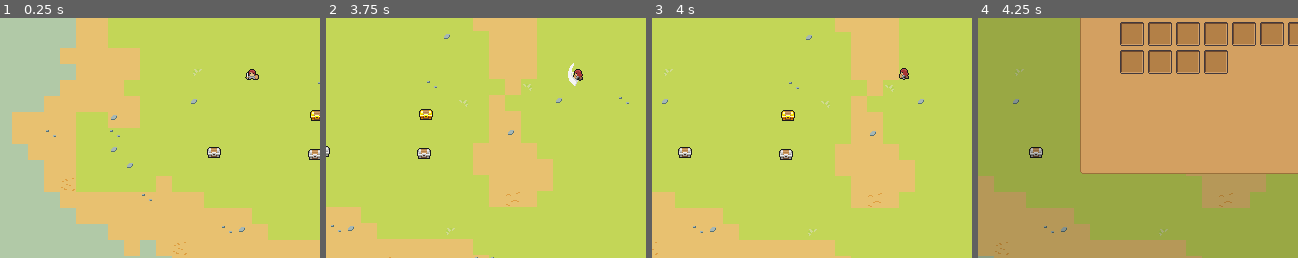
Above: before the commit, frames 1-4 (left to right).
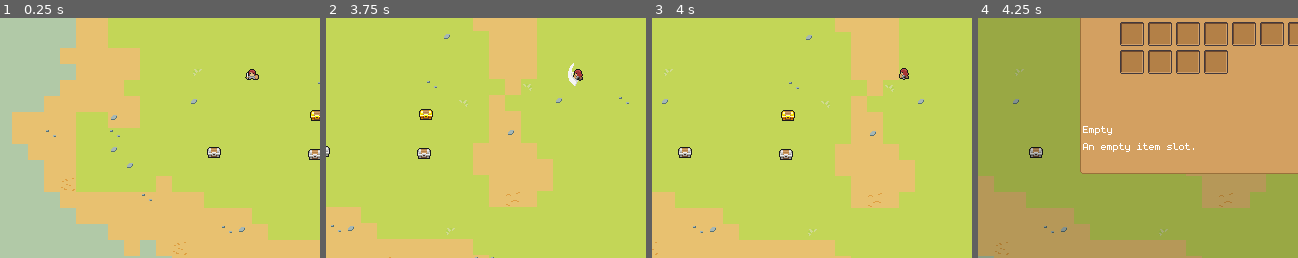
Above: after the commit, the same moments.

Repository: dmitriy-shmilo/GBIC23
Game: Godot game, scene res://main.tscn
Two runs of this game, one before a commit and one after it. Both use one fixed random seed, a clock stepped at 60 frames per second and the inputs below.
Inputs:
- Up to frame 1 (0.25 s): no input
- Up to frame 2 (3.75 s): hold D (move_right) 0.53-1.28 s; tap Space (attack) at 0.6, 2.1, 3.6 s; hold S (move_down) 1.28-2.03 s; tap E (interact) at 1.35, 2.85 s; hold D (move_right) 2.03-2.78 s; hold W (move_up) 2.78-3.53 s; hold A (move_left) from 3.53 s (still down)
- Up to frame 3 (4 s): keep holding A (move_left)
- Up to frame 4 (4.25 s): keep holding A (move_left); tap Escape (pause) at 4.15 s
The pictures show only the part of the screen within x 11-61%, y 38-88%; the shares and areas given below are measured in that part.

Frames 1-3 are identical in both runs. In frame 4, 0.4% of the frame differs, in the area x 32-68%, y 45-56%.

Commit message:
Display item name and description in the inventory.

Diff:
--- a/assets/text/BagelQuest - tr_items.csv
+++ b/assets/text/BagelQuest - tr_items.csv
@@ -1,4 +1,5 @@
 keys,en,ru,ua
+it_empty,empty,пусто,порожньо
 it_ration,ration,паёк,пайок
 it_bandage,bandage,бинт,бінт
 it_first_aid,first aid kit,аптечка,аптечка
--- /dev/null
+++ b/assets/text/BagelQuest - tr_items_desc.csv
@@ -0,0 +1,7 @@
+keys,en,ru,ua
+it_desc_empty,An empty item slot.,Пустой слот инвентаря.,Порожній слот інвентарю.
+it_desc_ration,Food for a traveller. Restores stamina.,Еда для путешественника. Утоляет усталость.,Їжа для мандрів. Вгамовує виснаження.
+it_desc_bandage,Treats small bruises and scratches. Restores a little bit of health.,Для обработки ушибов и царапин. Восстанавливает немного здоровья.,Для обробки забоїв та подряпин. Відновлює трохи здоров'я.
+it_desc_first_aid,Treats serious injuries. Restores a lot of health.,Для серьёзных ранений. Восстанавливает много здоровья.,Для серʼйозних поранень. Відновлює багато здоровʼя.
+it_desc_chest_normal,A chest full of goodies. Locked. Bring it back to the portal.,Сундук с добычей. Заперт. Нужно отнести его назад к порталу.,Скриня із здобиччю. Замкнена. Треба віднести її назад до порталу.
+it_desc_chest_rare,An ornate chest with lots of stuff inside. Locked. Bring it back to the portal.,Красивый сундук с кучей добра внутри. Заперт. Нужно отнести его к порталу.,Гарна скриня із купою добра всередині. Замкнена. Треба віднести її назад до порталу.
--- a/gui/inventory_cell.gd
+++ b/gui/inventory_cell.gd
@@ -1,5 +1,7 @@
 class_name InventoryCell
 extends Button
+
+const EMPTY_ITEM = preload("res://items/empty.tres")
 
 @export var item: Item = null: set = _set_item
 @export var index: int = -1
@@ -13,4 +15,7 @@
 func _set_item(value: Item) -> void:
 	item = value
 	if is_inside_tree():
-		_item_icon.texture = value.icon if value != null else null
+		if item != null:
+			_item_icon.texture = value.icon
+		else:
+			item = EMPTY_ITEM
--- a/gui/pause.gd
+++ b/gui/pause.gd
@@ -1,6 +1,7 @@
 class_name PauseGui
 extends Control
 
+const EMPTY_ITEM = preload("res://items/empty.tres")
 const CANCEL_SFX = preload("res://assets/sfx/cancel.tres")
 const MENU_NAVIGATION_SFX = preload("res://assets/sfx/menu_navigation.tres")
 const MENU_SELECT_SFX = preload("res://assets/sfx/menu_select.tres")
@@ -14,6 +15,8 @@
 @onready var _drop_button: Button = $"%DropButton"
 @onready var _use_button: Button = $"%UseButton"
 @onready var _context_cancel_button: Button = $"%ContextCancelButton"
+@onready var _item_name: Label = $"%ItemNameLabel"
+@onready var _item_description: RichTextLabel = $"%ItemDescriptionLabel"
 
 var _should_play_sfx = false
 var _last_cell: InventoryCell = null
@@ -68,8 +71,8 @@
 		for i in range(inventory.max_items - existing_count):
 			var cell = INVENTORY_CELL_SCENE.instantiate() as InventoryCell
 			_inventory_grid.add_child(cell)
-			cell.connect("focus_entered", _on_inventory_button_focus_entered)
-			cell.connect("pressed", _on_inventory_button_pressed.bind(cell))
+			cell.focus_entered.connect(_on_inventory_button_focus_entered.bind(cell))
+			cell.pressed.connect(_on_inventory_button_pressed.bind(cell))
 
 	for i in range(inventory.items.size()):
 		var item = inventory.items[i]
@@ -79,18 +82,21 @@
 
 	for i in range(inventory.items.size(), inventory.max_items):
 		var cell = _inventory_grid.get_child(i)
-		cell.item = null
+		cell.item = EMPTY_ITEM
 		cell.index = i
 
 
-func _on_inventory_button_focus_entered() -> void:
+func _on_inventory_button_focus_entered(cell: InventoryCell) -> void:
 	if _should_play_sfx:
 		_audio_player.stream = MENU_NAVIGATION_SFX.items.pick_random()
 		_audio_player.play()
 
+	_item_name.text = tr(cell.item.loc_name).capitalize()
+	_item_description.text = tr(cell.item.loc_description)
+
 
 func _on_inventory_button_pressed(cell: InventoryCell) -> void:
-	if cell.item == null:
+	if cell.item == EMPTY_ITEM:
 		cell.button_pressed = false
 		_audio_player.stream = CANCEL_SFX.items.pick_random()
 		_audio_player.play()
--- a/gui/pause.tscn
+++ b/gui/pause.tscn
@@ -71,13 +71,15 @@
 layout_mode = 2
 
 [node name="ItemNameLabel" type="Label" parent="Panel/VBoxContainer/HBoxContainer"]
+unique_name_in_owner = true
 layout_mode = 2
 
 [node name="Spacer" type="Control" parent="Panel/VBoxContainer/HBoxContainer"]
 layout_mode = 2
 size_flags_horizontal = 3
 
-[node name="DescriptionLabel" type="RichTextLabel" parent="Panel/VBoxContainer"]
+[node name="ItemDescriptionLabel" type="RichTextLabel" parent="Panel/VBoxContainer"]
+unique_name_in_owner = true
 custom_minimum_size = Vector2(0, 32)
 layout_mode = 2
 bbcode_enabled = true
--- a/items/chest_normal.tres
+++ b/items/chest_normal.tres
@@ -10,4 +10,5 @@
 [resource]
 script = ExtResource("1_6vmwq")
 loc_name = "it_chest_normal"
+loc_description = "it_desc_chest_normal"
 icon = SubResource("AtlasTexture_lt4av")
--- a/items/chest_rare.tres
+++ b/items/chest_rare.tres
@@ -10,4 +10,5 @@
 [resource]
 script = ExtResource("2_nv186")
 loc_name = "it_chest_rare"
+loc_description = "it_desc_chest_rare"
 icon = SubResource("AtlasTexture_lt4av")
--- a/items/consumables/bandage.tres
+++ b/items/consumables/bandage.tres
@@ -11,4 +11,5 @@
 script = ExtResource("2_n2lbw")
 strength = 1.0
 loc_name = "it_bandage"
+loc_description = "it_desc_bandage"
 icon = SubResource("AtlasTexture_pl25u")
--- a/items/consumables/first_aid.tres
+++ b/items/consumables/first_aid.tres
@@ -11,4 +11,5 @@
 script = ExtResource("2_130kt")
 strength = 1.0
 loc_name = "it_first_aid"
+loc_description = "it_desc_first_aid"
 icon = SubResource("AtlasTexture_pl25u")
--- a/items/consumables/ration.tres
+++ b/items/consumables/ration.tres
@@ -11,4 +11,5 @@
 script = ExtResource("1_0jtf4")
 strength = 1.0
 loc_name = "it_ration"
+loc_description = "it_desc_ration"
 icon = SubResource("AtlasTexture_pl25u")
--- /dev/null
+++ b/items/empty.tres
@@ -0,0 +1,8 @@
+[gd_resource type="Resource" script_class="Item" load_steps=2 format=3 uid="uid://dankcuukmuuko"]
+
+[ext_resource type="Script" path="res://items/item.gd" id="1_ok82u"]
+
+[resource]
+script = ExtResource("1_ok82u")
+loc_name = "it_empty"
+loc_description = "it_desc_empty"
--- a/items/item.gd
+++ b/items/item.gd
@@ -2,4 +2,5 @@
 extends Resource
 
 @export var loc_name = ""
-@export var icon: Texture
+@export var loc_description = ""
+@export var icon: Texture = null
--- a/project.godot
+++ b/project.godot
@@ -98,7 +98,7 @@
 
 [internationalization]
 
-locale/translations=PackedStringArray("res://assets/text/Bag …(275 unchanged characters)… xt/BagelQuest - tr_items.ua.translation")
+locale/translations=PackedStringArray("res://assets/text/Bag …(275 unchanged characters)… xt/BagelQuest - tr_items.ua.translation", "res://assets/text/BagelQuest - tr_items_desc.en.translation", "res://assets/text/BagelQuest - tr_items_desc.ru.translation", "res://assets/text/BagelQuest - tr_items_desc.ua.translation")
 
 [layer_names]
 
Binary file changed: assets/text/BagelQuest - tr_items.en.translation
Binary file changed: assets/text/BagelQuest - tr_items.ru.translation
Binary file changed: assets/text/BagelQuest - tr_items.ua.translation
Not shown, added: assets/text/BagelQuest - tr_items_desc.csv.import
Binary file added: assets/text/BagelQuest - tr_items_desc.en.translation
Binary file added: assets/text/BagelQuest - tr_items_desc.ru.translation
Binary file added: assets/text/BagelQuest - tr_items_desc.ua.translation
